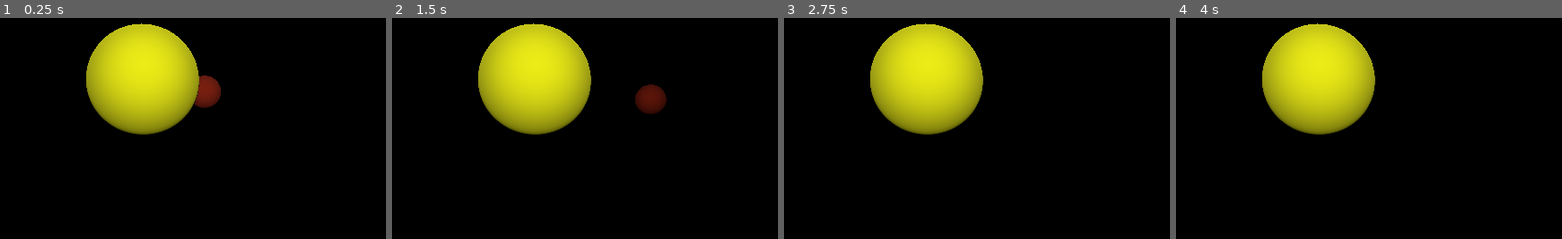
Above: before the commit, frames 1-4 (left to right).
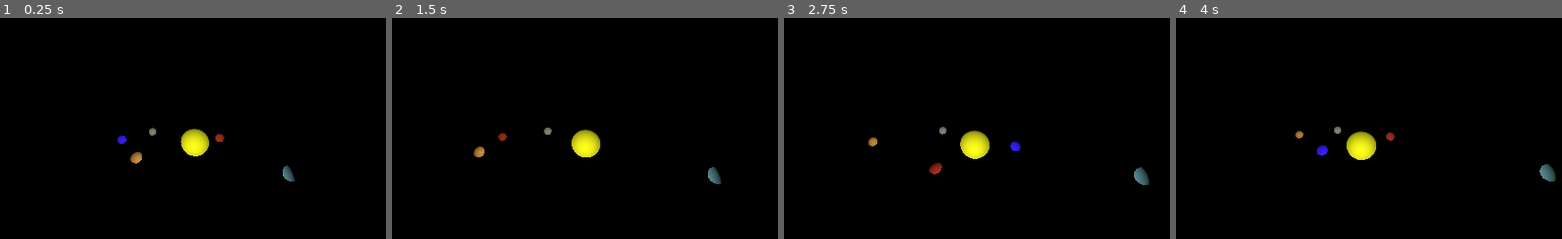
Above: after the commit, the same moments.

Repository: clementboye-dot/-preuve-finale
Game: Godot game, scene res://systeme_solaire.tscn
Same seed, same stepped clock (60 frames per second), same inputs: the game is played once before the commit and once after it. The project has no main scene, so this scene is started directly.
Inputs:
- Up to frame 1 (0.25 s): no input
- Up to frame 2 (1.5 s): hold W (avancer_caméra) 0.53-1.28 s; tap S (reculer_caméra) at 1.35 s
- Up to frame 3 (2.75 s): hold D (tasser_droite_caméra) from 2.03 s (still down)
- Up to frame 4 (4 s): release D (tasser_droite_caméra) at 2.78 s; tap A (tasser_gauche_caméra) at 2.85 s; hold W (avancer_caméra) from 3.53 s (still down)

The runs differ from the first frame. In frame 1, 13% of the frame differs, in the area x 22-77%, y 2-74%; in frame 2, 14%, in the area x 21-86%, y 2-76%; in frame 3, 13%; in frame 4, 13%.

Commit message:
ajouter les planètes jusqu'à Jupiter et faire fonctionner

Diff:
--- a/astre.gd
+++ b/astre.gd
@@ -2,8 +2,6 @@
 class_name Astre
 @export var liste_planetes : ListeAstre
 @export_group("Paramètre de conversion simulation")
-#@export var centre_rotation : Node3D
-#@export var periode_relative : float
 @export var min_distance_simulee : float
 @export var max_distance_simulee : float
 @export var min_distance_reelle : float
@@ -12,12 +10,10 @@
 
 @export_group("Simulation gravitationnelle")
 @export var masse : float
-#@export var masse_centre_rotation : float
 @export var position_initiale : Vector3
 @export var vitesse_initiale : Vector3
 @export var vitesse_perihelie : float
 @export var excentricite : float
-#@export var periode : float
 @export var plan_inclinaison : float
 
 @export_group("Paramètres RK4")
@@ -26,9 +22,10 @@
 ### CONSTANTES ###
 var G : float = 6.673e-11
 
-# 1 seconde correspond à 1 mois de simulation
-var echelle_temps : float = 2629800.0
 
+var echelle_temps : float = 31557600.0
+#1s = 1 mois : 2629800.0
+#1s = 1 an : 31557600.0
 var r_i : Vector3
 var v_i : Vector3
 #var periode : float
@@ -52,6 +49,7 @@
 
 	position = conv_position_reelle_a_simulee(r_i)
 
+
 	#if centre_rotation != null:
 		#position += centre_rotation.position
 
@@ -69,16 +67,14 @@
 			var vecteur_distance_autre_planète : Vector3 = planete.r_i - position_reelle
 			var distance : float = vecteur_distance_autre_planète.length()
 			if distance > 1.0:  # Évite division par zéro
-				print(vecteur_distance_autre_planète)
 				acceleration += G * planete.masse / (distance**2) * vecteur_distance_autre_planète.normalized()
 	return acceleration
 
 func appliquer_RK4(temps_dernier_ecran : float) -> void:
-	var nb_periode = temps_dernier_ecran * echelle_temps
-	var h = nb_periode / etapes_calcul_par_ecran
+	var h = temps_dernier_ecran * echelle_temps / etapes_calcul_par_ecran
 
-	var t_i = 0.0
-	while t_i <= nb_periode:
+
+	for _i in range(etapes_calcul_par_ecran):
 		# k1 — pente au début du pas
 		var k1_r = v_i
 		var k1_v = calculer_acceleration_gravitationnelle(r_i)
@@ -98,5 +94,3 @@
 		# Mise à jour position et vitesse
 		r_i = r_i + (h / 6.0) * (k1_r + 2*k2_r + 2*k3_r + k4_r)
 		v_i = v_i + (h / 6.0) * (k1_v + 2*k2_v + 2*k3_v + k4_v)
-
-		t_i += h
--- /dev/null
+++ b/jupiter.tscn
@@ -0,0 +1,14 @@
+[gd_scene format=3 uid="uid://b32n8ap1gm87a"]
+
+[ext_resource type="PackedScene" uid="uid://cbgdus70euocn" path="res://astre.tscn" id="1_mvbpq"]
+
+[sub_resource type="SphereMesh" id="SphereMesh_si51w"]
+
+[sub_resource type="StandardMaterial3D" id="StandardMaterial3D_i0uay"]
+albedo_color = Color(0.78431374, 0.54509807, 0.22745098, 1)
+
+[node name="Jupiter" unique_id=587096134 instance=ExtResource("1_mvbpq")]
+
+[node name="MeshInstance3D" parent="RigidBody3D" parent_id_path=PackedInt32Array(297619227) index="0" unique_id=1160622455]
+mesh = SubResource("SphereMesh_si51w")
+surface_material_override/0 = SubResource("StandardMaterial3D_i0uay")
--- a/mercure.tscn
+++ b/mercure.tscn
@@ -3,7 +3,7 @@
 [ext_resource type="PackedScene" uid="uid://cbgdus70euocn" path="res://astre.tscn" id="1_4gtc2"]
 
 [sub_resource type="StandardMaterial3D" id="StandardMaterial3D_4gtc2"]
-albedo_color = Color(0.54901963, 0, 0, 1)
+albedo_color = Color(0.5411765, 0.5568628, 0.47843137, 1)
 
 [node name="Mercure" unique_id=587096134 instance=ExtResource("1_4gtc2")]
 
--- a/systeme_solaire.tscn
+++ b/systeme_solaire.tscn
@@ -3,25 +3,37 @@
 [ext_resource type="PackedScene" uid="uid://cn1gt0yg8am34" path="res://soleil.tscn" id="1_kn8mq"]
 [ext_resource type="PackedScene" uid="uid://6kubr73fv4wv" path="res://mars.tscn" id="2_tmq3n"]
 [ext_resource type="Script" uid="uid://c1y7wmdi8wv6o" path="res://node_3d.gd" id="3_tmq3n"]
+[ext_resource type="PackedScene" uid="uid://dvagahhyrjo0e" path="res://mercure.tscn" id="4_f33st"]
+[ext_resource type="PackedScene" uid="uid://g0clevt4ibgv" path="res://venus.tscn" id="4_i4jmq"]
 [ext_resource type="Script" uid="uid://bk21qam6k4nu" path="res://liste_astre.gd" id="4_tx178"]
+[ext_resource type="PackedScene" uid="uid://dfcdsbjw5y680" path="res://terre.tscn" id="5_m4722"]
+[ext_resource type="PackedScene" uid="uid://b32n8ap1gm87a" path="res://jupiter.tscn" id="8_m4722"]
 
 [sub_resource type="Environment" id="Environment_4xowi"]
 background_mode = 1
 
 [node name="Node3D" type="Node3D" unique_id=281415560]
 
+[node name="Node3D" type="Node3D" parent="." unique_id=147103916]
+script = ExtResource("3_tmq3n")
+
+[node name="Node3D2" type="Node3D" parent="." unique_id=244759195]
+
+[node name="Camera3D" type="Camera3D" parent="Node3D2" unique_id=1582182534]
+transform = Transform3D(1, 0, 0, 0, 0.34690520719117235, 0.9379001957690647, 0, -0.9379001957690647, 0.34690520719117235, 0, 27.15257312235267, 6.485659491578321)
+
 [node name="WorldEnvironment" type="WorldEnvironment" parent="." unique_id=440042175]
 environment = SubResource("Environment_4xowi")
 
 [node name="OmniLight3D" type="OmniLight3D" parent="." unique_id=606073836]
-transform = Transform3D(1, 0, 0, 0, 1, 0, 0, 0, 1, 0, 4.473744, 3.6578767)
-omni_range = 10.682
+transform = Transform3D(1, 0, 0, 0, 1, 0, 0, 0, 1, 0, 9.62682862709088, 6.670189363649125)
+omni_range = 33.280624
 omni_attenuation = 0.0
 
 [node name="Liste Planètes" type="Node3D" parent="." unique_id=1752416457 node_paths=PackedStringArray("planetes")]
 transform = Transform3D(1, 0, 0, 0, 1, 0, 0, 0, 1, 4.849977304468364, 0, 0)
 script = ExtResource("4_tx178")
-planetes = [NodePath("../Soleil"), NodePath("../Mars")]
+planetes = [NodePath("../Soleil"), NodePath("../Mercure"), NodePath("../Mars"), NodePath("../Vénus"), NodePath("../Terre"), NodePath("../Jupiter")]
 
 [node name="Soleil" parent="." unique_id=587096134 node_paths=PackedStringArray("liste_planetes") instance=ExtResource("1_kn8mq")]
 liste_planetes = NodePath("../Liste Planètes")
@@ -32,12 +44,55 @@
 masse = 1.9884e+30
 position_initiale = Vector3(-458, -767, -311)
 vitesse_initiale = Vector3(12.425, 0.376, -0.093)
+etapes_calcul_par_ecran = 100
+
+[node name="Mercure" parent="." unique_id=1557733872 node_paths=PackedStringArray("liste_planetes") instance=ExtResource("4_f33st")]
+liste_planetes = NodePath("../Liste Planètes")
+min_distance_simulee = 3.0
+max_distance_simulee = 7.0
+min_distance_reelle = 46001200000.0
+max_distance_reelle = 69816900000.0
+masse = 3.30104e+23
+position_initiale = Vector3(-32650110768.97, -56118103200.09, -26543426952.76)
+vitesse_initiale = Vector3(33311.547, -16770.258, -12410.149)
+vitesse_perihelie = 58980.0
+excentricite = 0.206
+plan_inclinaison = 0.03
+etapes_calcul_par_ecran = 1000
+
+[node name="Vénus" parent="." unique_id=31247543 node_paths=PackedStringArray("liste_planetes") instance=ExtResource("4_i4jmq")]
+liste_planetes = NodePath("../Liste Planètes")
+min_distance_simulee = 4.0
+max_distance_simulee = 10.0
+min_distance_reelle = 107476000000.0
+max_distance_reelle = 108943000000.0
+masse = 4.86732e+24
+position_initiale = Vector3(12837088789.05, -98936350759.828, -45325671161.52)
+vitesse_initiale = Vector3(34535.181, 4583.191, -122.074)
+vitesse_perihelie = 35260.0
+excentricite = 0.007
+plan_inclinaison = 177.4
+etapes_calcul_par_ecran = 100
+
+[node name="Terre" parent="." unique_id=831615703 node_paths=PackedStringArray("liste_planetes") instance=ExtResource("5_m4722")]
+liste_planetes = NodePath("../Liste Planètes")
+min_distance_simulee = 5.0
+max_distance_simulee = 10.0
+min_distance_reelle = 147098074000.0
+max_distance_reelle = 152097701000.0
+masse = 5.97219e+24
+position_initiale = Vector3(-26530896861.903, 132064446233.185, 57268711670.172)
+vitesse_initiale = Vector3(-29776.506, -4950.769, -2146.23)
+vitesse_perihelie = 30290.0
+excentricite = 0.017
+plan_inclinaison = 23.4
+etapes_calcul_par_ecran = 100
 
 [node name="Mars" parent="." unique_id=1646166341 node_paths=PackedStringArray("liste_planetes") instance=ExtResource("2_tmq3n")]
-transform = Transform3D(1, 0, 0, 0, 1, 0, 0, 0, 1, 4.849977304468364, 0, 0)
+transform = Transform3D(1, 0, 0, 0, 1, 0, 0, 0, 1, 4.479487024138645, 0, 0)
 liste_planetes = NodePath("../Liste Planètes")
-min_distance_simulee = 2.0
-max_distance_simulee = 6.0
+min_distance_simulee = 5.0
+max_distance_simulee = 10.0
 min_distance_reelle = 206655000000.0
 max_distance_reelle = 249230000000.0
 masse = 6.41693e+23
@@ -45,10 +100,13 @@
 vitesse_initiale = Vector3(24459.5, 7385.96, 2728.12)
 etapes_calcul_par_ecran = 100
 
-[node name="Node3D" type="Node3D" parent="." unique_id=147103916]
-script = ExtResource("3_tmq3n")
-
-[node name="Node3D" type="Node3D" parent="Node3D" unique_id=244759195]
-
-[node name="Camera3D" type="Camera3D" parent="Node3D/Node3D" unique_id=1582182534]
-transform = Transform3D(1, 0, 0, 0, 0.7071068, 0.7071068, 0, -0.7071068, 0.7071068, 0, 3, 5)
+[node name="Jupiter" parent="." unique_id=707915115 node_paths=PackedStringArray("liste_planetes") instance=ExtResource("8_m4722")]
+liste_planetes = NodePath("../Liste Planètes")
+min_distance_simulee = 4.0
+max_distance_simulee = 10.0
+min_distance_reelle = 740680000000.0
+max_distance_reelle = 816000000000.0
+masse = 1.89813e+27
+position_initiale = Vector3(-253878002218.836, 674701512947.702, 295381710768.629)
+vitesse_initiale = Vector3(-12507.074, -3455.519, -1176.64)
+etapes_calcul_par_ecran = 100
